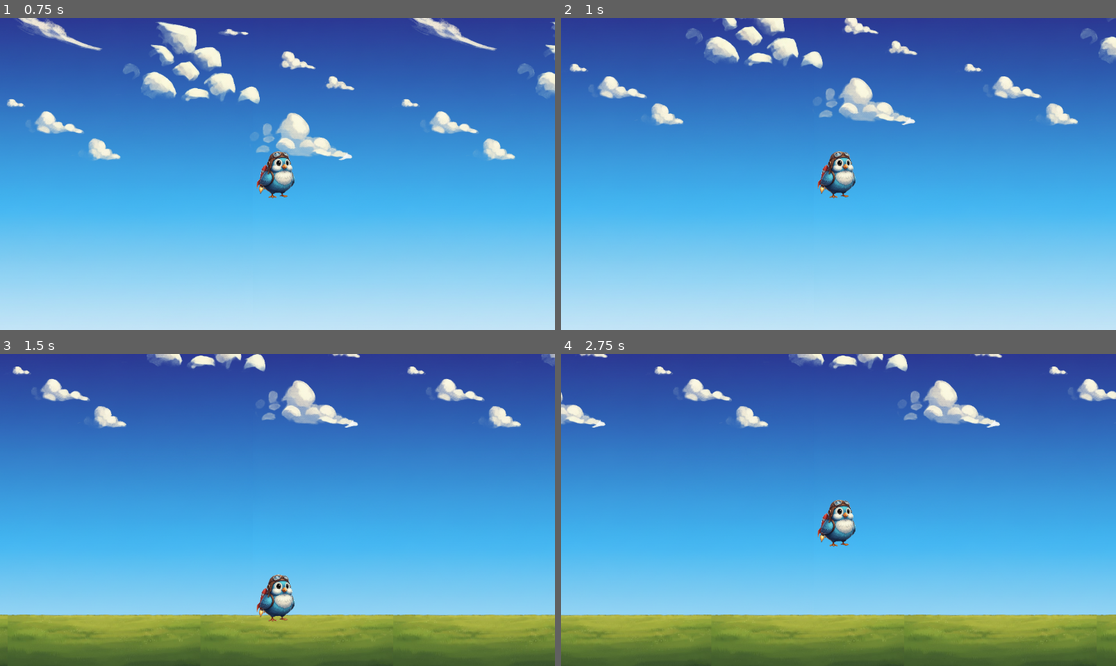
Above: before the commit, frames 1-4 (two rows, left to right).
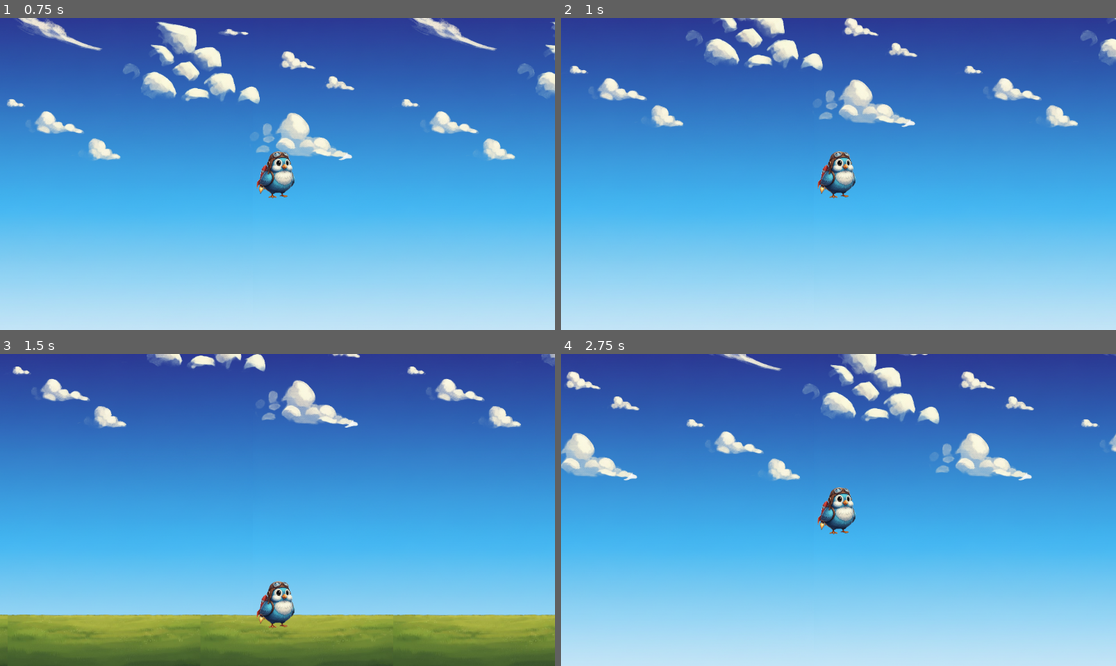
Above: after the commit, the same moments.

Repository: elminsterii/MyFunnyWorld
Game: Godot game, scene res://main.tscn
Same seed, same stepped clock (60 frames per second), same inputs: the game is played once before the commit and once after it.
Inputs (mouse positions are in pixels of both pictures, inside the frame that each line leads up to):
- Up to frame 1 (0.75 s): move the mouse to (399, 158) at 0.52 s; click (399, 158) at 0.67 s
- Up to frame 2 (1 s): no input
- Up to frame 3 (1.5 s): drag from (166, 525) to (249, 572) at 1.27 s
- Up to frame 4 (2.75 s): move the mouse to (894, 441) at 2.02 s; click (894, 441) at 2.17 s

Frame 1 is identical in both runs. In frame 2, 2.6% of the frame differs, in the area x 1-100%, y 0-35%; in frame 3, 0.8%; in frame 4, 26%, in the area x 0-100%, y 0-100%.

Commit message:
define new type about CharData and extract test char data as a CharData.

Diff:
--- a/characters/character.gd
+++ b/characters/character.gd
@@ -1,8 +1,16 @@
 extends RigidBody2D
 
+@export var char_data: CharacterData
 @export var launch_speed: float = 2.0
 var is_dragging: bool = false
 var drag_start_pos: Vector2
+
+func _ready():
+	if char_data:
+		mass = char_data.mass
+		physics_material_override = PhysicsMaterial.new()
+		physics_material_override.friction = char_data.friction
+		physics_material_override.bounce = char_data.bounce
 
 func _input(event):
 	if event is InputEventMouseButton:
--- a/characters/character.tscn
+++ b/characters/character.tscn
@@ -1,21 +1,25 @@
-[gd_scene load_steps=5 format=3 uid="uid://dh3raq8dbjeja"]
+[gd_scene load_steps=6 format=3 uid="uid://dh3raq8dbjeja"]
 
-[ext_resource type="Texture2D" uid="uid://bvtv7lcgv32ef" path="res://characters/images/char.png" id="1_54qew"]
+[ext_resource type="Texture2D" uid="uid://bvtv7lcgv32ef" path="res://characters/test_bird/images/char.png" id="1_54qew"]
 [ext_resource type="Script" uid="uid://05x6j4ello8i" path="res://characters/character.gd" id="1_qqr4u"]
+[ext_resource type="Resource" uid="uid://lbhigwl2aylq" path="res://characters/test_bird/test_bird_character_data.gd.tres" id="2_3fwhk"]
 
-[sub_resource type="PhysicsMaterial" id="PhysicsMaterial_54qew"]
+[sub_resource type="PhysicsMaterial" id="PhysicsMaterial_qqr4u"]
 friction = 1.5
-bounce = 0.35
+rough = true
+bounce = 0.3
 
 [sub_resource type="CircleShape2D" id="CircleShape2D_vu45j"]
 radius = 63.1981
 
 [node name="Character" type="RigidBody2D"]
 physics_interpolation_mode = 1
-physics_material_override = SubResource("PhysicsMaterial_54qew")
+physics_material_override = SubResource("PhysicsMaterial_qqr4u")
 contact_monitor = true
 max_contacts_reported = 1
 script = ExtResource("1_qqr4u")
+char_data = ExtResource("2_3fwhk")
+launch_speed = 3.0
 
 [node name="Image" type="Sprite2D" parent="."]
 z_index = 20
--- /dev/null
+++ b/characters/definitions/character_data.gd
@@ -0,0 +1,8 @@
+extends Resource
+class_name CharacterData
+
+@export var bird_name: String = ""
+@export var mass: float = 0.7        # 重量
+@export var friction: float = 0.3    # 摩擦力
+@export var bounce: float = 0.3      # 彈性
+@export var texture: Texture2D       # 角色外觀
--- /dev/null
+++ b/characters/test_bird/test_bird_character_data.gd.tres
@@ -0,0 +1,10 @@
+[gd_resource type="Resource" script_class="CharacterData" load_steps=2 format=3 uid="uid://lbhigwl2aylq"]
+
+[ext_resource type="Script" uid="uid://tdd32yvwst7t" path="res://characters/definitions/character_data.gd" id="1_dlhfq"]
+
+[resource]
+script = ExtResource("1_dlhfq")
+mass = 1.0
+friction = 1.0
+bounce = 0.5
+metadata/_custom_type_script = "uid://tdd32yvwst7t"
Not shown, added: characters/definitions/character_data.gd.uid
Renamed: characters/images/char.png -> characters/test_bird/images/char.png
Not shown, changed: characters/test_bird/images/char.png.import
